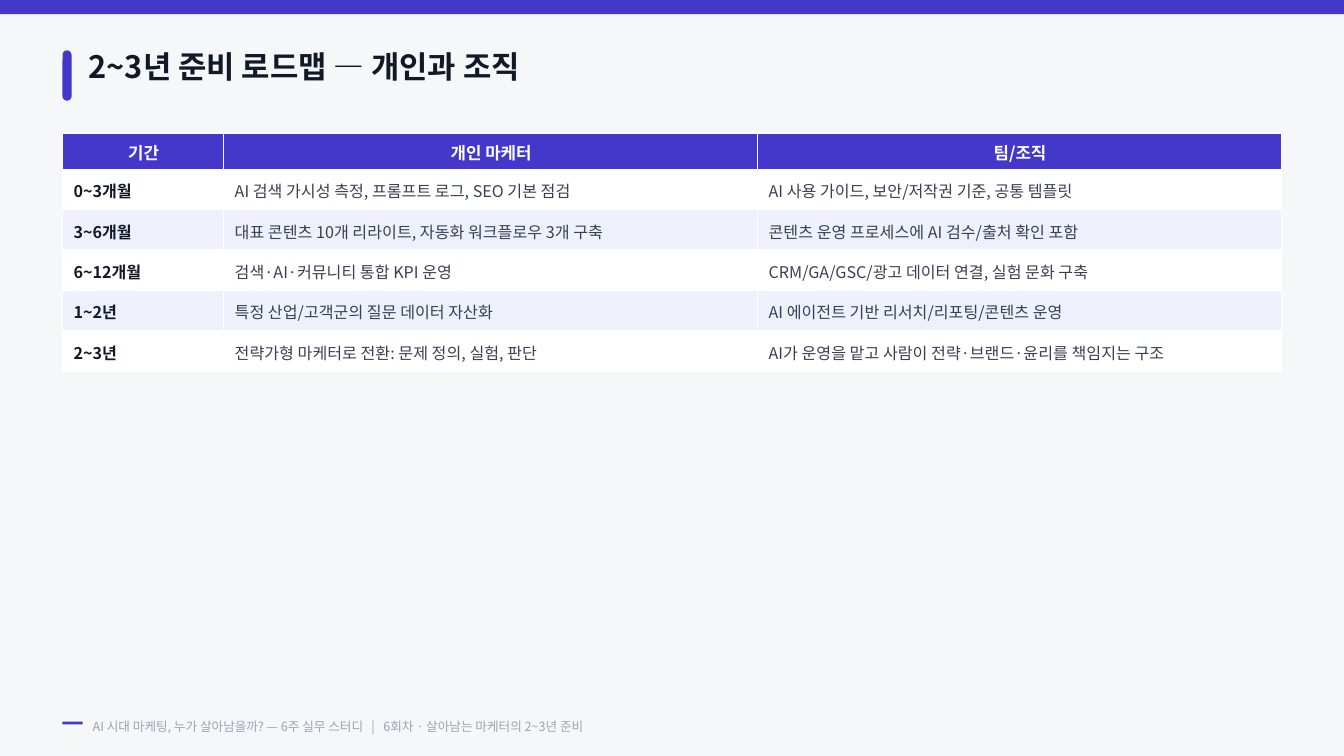
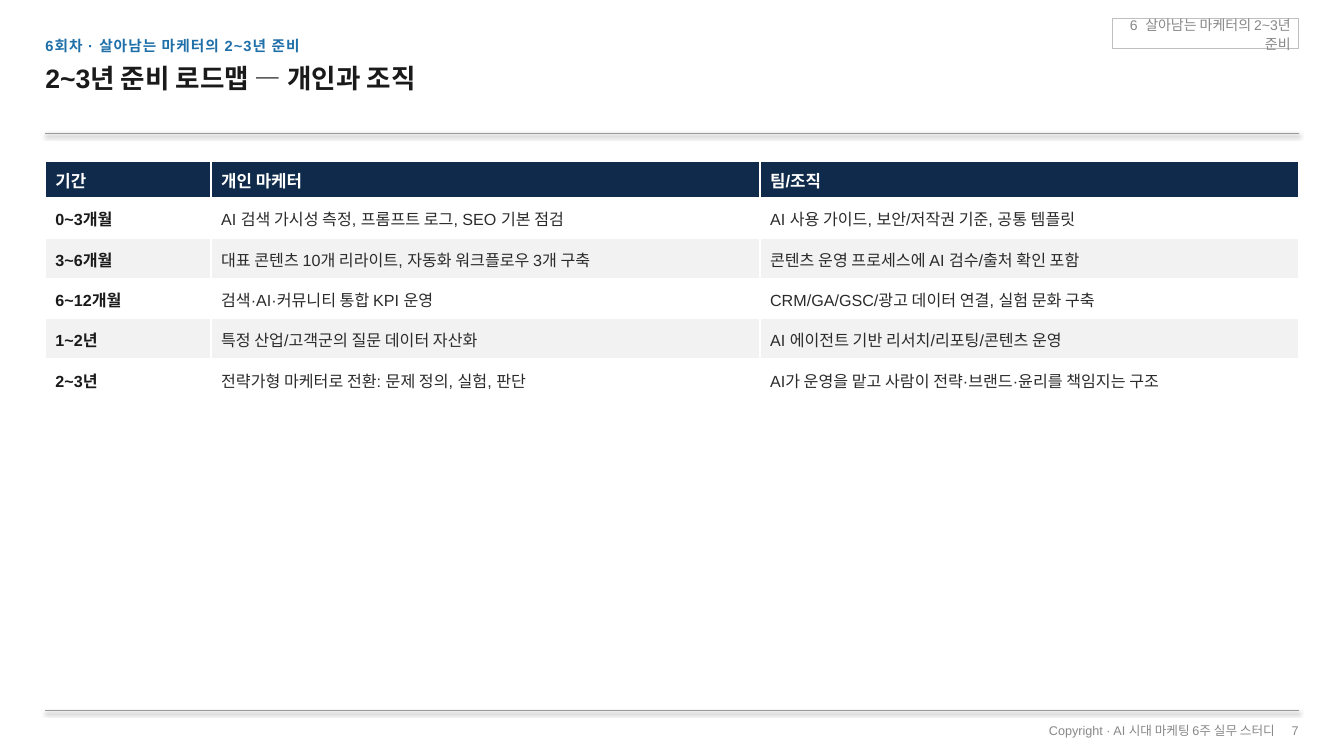
Before and after one commit to recon9973-lang/Design-resources-repository, a slide deck: slide 7 of ai-marketing-6week/수강생용/6회차_살아남는_마케터의_2~3년_준비.pptx. Drawn at 1344x756 pixels with LibreOffice and Linux fonts; fonts in the diff are those of the drawing. Boxes give left, top, right and bottom in pixels: in the first picture for what was removed or moved away, otherwise in the second. Text is boxed around its words. In the diff, an @@ line names an element or a change of style, - is before the commit and + after.

```diff
--- a/ai-marketing-6week/수강생용/6회차_살아남는_마케터의_2~3년_준비.pptx
+++ b/ai-marketing-6week/수강생용/6회차_살아남는_마케터의_2~3년_준비.pptx
@@ rectangle removed at (0, 0, 1344, 756) @@
@@ rectangle removed at (0, 0, 1344, 14) @@
@@ rectangle added at (1112, 18, 1299, 48), outline #BFBFBF 0.5 pt @@
@@ text at (1130, 18, 1291, 50): text changed; size 9 to 10 pt; font Noto Sans CJK KR to Arial; text colour #9AA4B2 to #888888 @@
-AI 시대 마케팅, 누가 살아남을까? — 6주 실무 스터디 | 6회차 · 살아남는 마케터의 2~3년 준비
+6 살아남는 마케터의 2~3년 준비
@@ text added at (45, 38, 300, 53), 10.5 pt, text #1F6FA8, bold @@
+6회차 · 살아남는 마케터의 2~3년 준비
@@ rounded rectangle removed at (63, 50, 72, 101) @@
@@ text "2~3년 준비 로드맵 — 개인과 ...": place and size @@
-text "2~3년 준비 로드맵 — 개인과 ..." at (89, 52, 520, 81)
+text "2~3년 준비 로드맵 — 개인과 ..." at (45, 65, 416, 91)
@@ text "2~3년 준비 로드맵 — 개인과 ..." at (45, 65, 416, 91): size 22 to 19 pt, font Noto Sans CJK KR to Arial, text colour #111927 to #1A1A1A; line spacing 1.14 to 1.04 @@
@@ line added from (45, 133) to (1299, 133), #999999 0.75 pt @@
@@ table at (45, 161, 1299, 399) @@
@@ fill #4338CA to #0F2A4A in row 1 @@
@@ fill #EEF0FB to #F2F2F2 in 6 cells @@
@@ font Noto Sans CJK KR to Arial @@
@@ text colour #111927 to #1A1A1A in "0~3개월", "3~6개월", "6~12개월", "1~2년" and 1 more places @@
@@ text colour #374151 to #2B2B2B in "AI 검색 가시성 측정, 프롬프트 로그, SEO ...", "AI 사용 가이드, 보안/저작권 기준, 공통 템플릿", "대표 콘텐츠 10개 리라이트, 자동화 워크플로우 3개 ...", "콘텐츠 운영 프로세스에 AI 검수/출처 확인 포함" and 6 more places @@
@@ alignment centre to left @@
@@ line spacing 1.1 to 1.08 @@
@@ table: place and size @@
-table at (63, 133, 1282, 371)
+table at (45, 161, 1299, 399)
@@ line added from (45, 711) to (1299, 711), #999999 0.5 pt @@
@@ rectangle removed at (63, 722, 83, 725) @@
@@ text added at (1049, 724, 1299, 738), 9 pt, text #888888 @@
+Copyright · AI 시대 마케팅 6주 실무 스터디 7
```
Also in this commit, not shown: 13 other slides changed, 14 other files.
